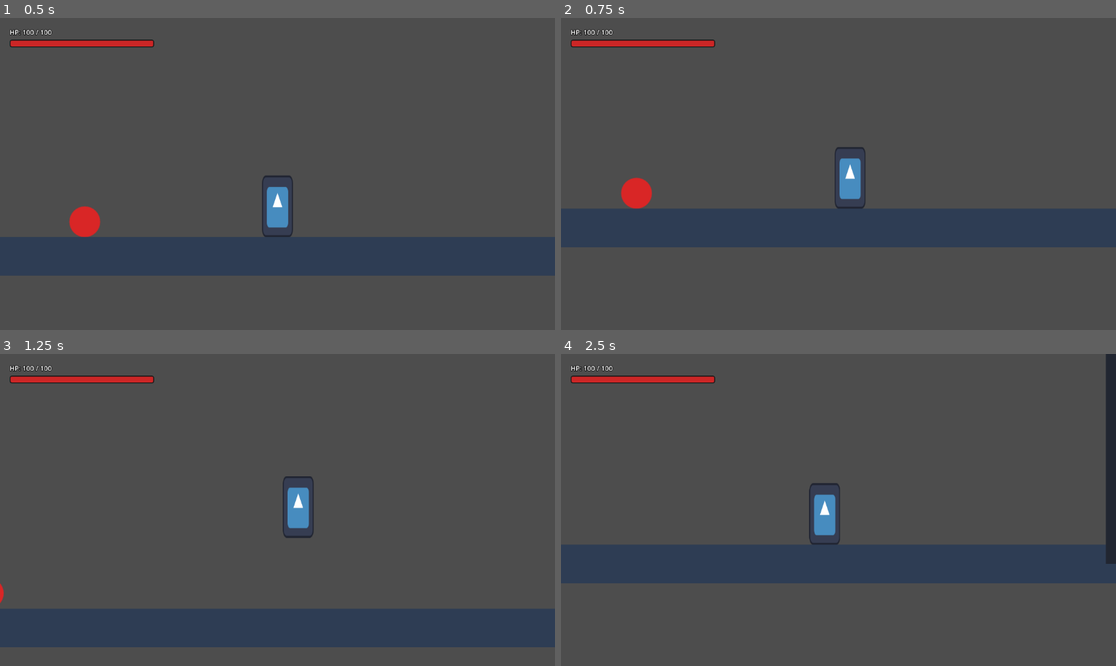
Above: before the commit, frames 1-4 (two rows, left to right).
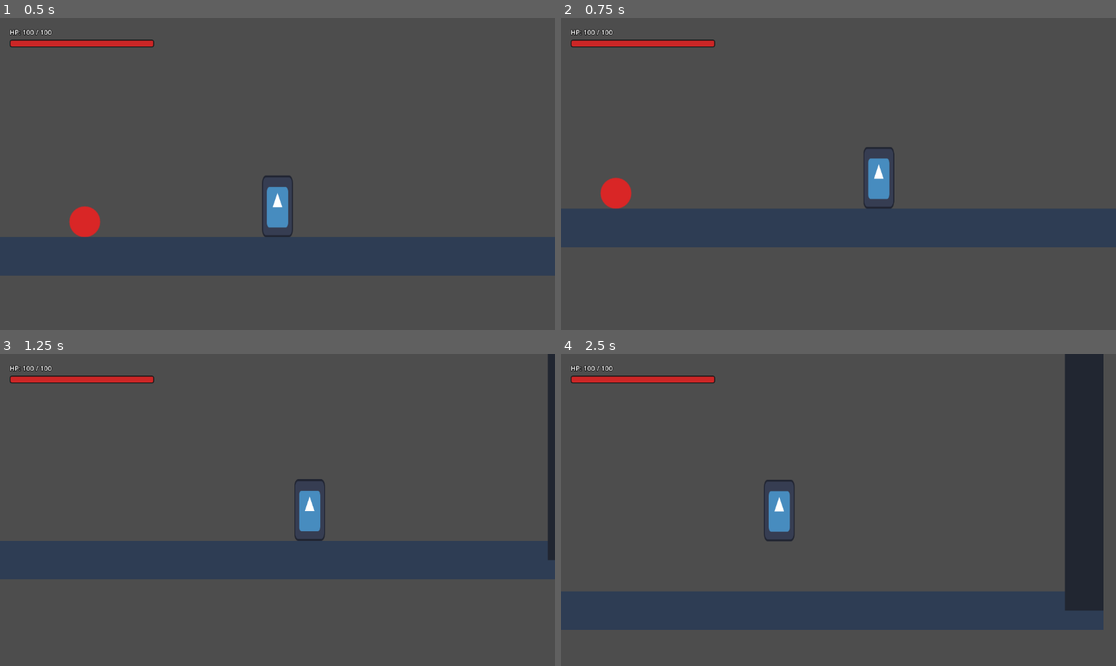
Above: after the commit, the same moments.

Repository: hikarirainbow/New-Project
Game: Godot game, scene res://scenes/levels/sandbox_level.tscn
The game is run twice, just before and just after one commit, with the same random seed, the same clock (stepped at 60 frames per second) and the same inputs. The engine's default icon, where the game draws it, is replaced by a stand-in: a white triangle on a blue panel in a dark square.
Inputs:
- Up to frame 1 (0.5 s): no input
- Up to frame 2 (0.75 s): hold D (move_right) from 0.53 s (still down); tap Shift (dash, bound only after the commit) at 0.6 s
- Up to frame 3 (1.25 s): keep holding D (move_right); tap Space (jump) at 0.77 s
- Up to frame 4 (2.5 s): tap Shift (dash, bound only after the commit) at 1.35, 2.1 s; tap Space (jump) at 1.52 s; release D (move_right) at 2.03 s; hold A (move_left) from 2.03 s (still down)

Frame 1 is identical in both runs. In frame 2, 2.0% of the frame differs, in the area x 7-61%, y 41-62%; in frame 3, 26%; in frame 4, 31%, in the area x 0-100%, y 0-89%.

Commit message:
feat: implement player dash mechanic with invincibility frames and smooth recovery velocity

Diff:
--- a/project.godot
+++ b/project.godot
@@ -40,3 +40,8 @@
 "events": [Object(InputEventKey,"resource_local_to_scene":false,"resource_name":"","device":-1,"window_id":0,"alt_press …(194 unchanged characters)…
 ]
 }
+dash={
+"deadzone": 0.5,
+"events": [Object(InputEventKey,"resource_local_to_scene":false,"resource_name":"","device":-1,"window_id":0,"alt_pressed":false,"shift_pressed":false,"meta_pressed":false,"command_pressed":false,"pressed":false,"keycode":0,"physical_keycode":4194325,"key_label":0,"unicode":0,"location":0,"echo":false,"script":null)
+]
+}
--- a/scenes/player/player.gd
+++ b/scenes/player/player.gd
@@ -10,7 +10,7 @@
 var gravity = ProjectSettings.get_setting("physics/2d/default_gravity")
 
 # Trạng thái nhân vật (FSM)
-enum State { MOVE, GRABBED, DEFEATED }
+enum State { MOVE, GRABBED, DEFEATED, DASH }
 var current_state = State.MOVE
 
 # Hệ thống máu và Debuff
@@ -19,6 +19,16 @@
 var is_debuffed = false
 var knockback_timer = 0.0
 
+# Các thông số của kỹ năng Dash (Lướt nhanh)
+const DASH_SPEED = SPEED * 3.0 # Tốc độ lướt gấp 3 lần bình thường (600 px/s)
+const DASH_DURATION = 0.5 # Tổng thời gian lướt
+const DASH_ACTIVE_DURATION = 0.45 # 9/10 thời gian đầu (0.45s) là lướt chủ động & miễn sát thương
+const DASH_COOLDOWN = 0.8 # Thời gian hồi chiêu
+var dash_timer = 0.0
+var dash_cooldown_timer = 0.0
+var dash_direction = Vector2.ZERO
+var is_invincible = false
+
 # Tín hiệu phát đi khi máu thay đổi hoặc khi chết
 signal health_changed(new_health)
 signal player_defeated
@@ -30,8 +40,13 @@
 	spawn_point = global_position
 
 func _physics_process(delta):
+	# Giảm thời gian hồi chiêu lướt
+	if dash_cooldown_timer > 0.0:
+		dash_cooldown_timer -= delta
+
 	if knockback_timer > 0.0:
 		knockback_timer -= delta
+
 	match current_state:
 		State.MOVE:
 			handle_move_state(delta)
@@ -39,9 +54,16 @@
 			handle_grabbed_state(delta)
 		State.DEFEATED:
 			handle_defeated_state(delta)
+		State.DASH:
+			handle_dash_state(delta)
 
 # Logic trạng thái di chuyển tự do
 func handle_move_state(delta):
+	# Kích hoạt Dash (lướt nhanh) khi nhấn Shift (nút 'dash') và hết thời gian hồi chiêu
+	if Input.is_action_just_pressed("dash") and dash_cooldown_timer <= 0.0:
+		start_dash()
+		return
+
 	# Áp dụng trọng lực
 	if not is_on_floor():
 		# Nếu nhân vật đang rơi xuống, tăng trọng lực để rơi nhanh hơn (giúp nhảy có cảm giác nặng hơn)
@@ -72,6 +94,57 @@
 
 	move_and_slide()
 
+# Bắt đầu trạng thái Dash
+func start_dash():
+	current_state = State.DASH
+	dash_timer = 0.0
+	dash_cooldown_timer = DASH_COOLDOWN
+
+	# Xác định hướng lướt dựa trên phím di chuyển đang giữ
+	var dir = Input.get_axis("move_left", "move_right")
+	if dir == 0.0:
+		# Nếu không giữ nút di chuyển nào, lướt theo hướng nhân vật đang quay mặt
+		dir = -1.0 if (has_node("Sprite2D") and $Sprite2D.flip_h) else 1.0
+
+	dash_direction = Vector2(dir, 0.0).normalized()
+	velocity.x = dash_direction.x * DASH_SPEED
+	velocity.y = 0.0 # Khóa vận tốc nhảy/rơi theo phương dọc khi đang lướt chủ động
+	is_invincible = true
+
+# Xử lý logic trạng thái lướt (DASH)
+func handle_dash_state(delta):
+	dash_timer += delta
+
+	if dash_timer < DASH_ACTIVE_DURATION:
+		# 9/10 đoạn đầu: Di chuyển nhanh tối đa & Miễn sát thương
+		velocity.x = dash_direction.x * DASH_SPEED
+		velocity.y = 0.0
+		is_invincible = true
+	elif dash_timer < DASH_DURATION:
+		# 1/10 đoạn cuối: Giảm tốc độ mượt mà về tốc độ gốc và mất miễn sát thương
+		is_invincible = false
+
+		# Lấy tốc độ đích sau khi kết thúc lướt (tùy vào phím bấm hiện tại của người chơi)
+		var target_speed = Input.get_axis("move_left", "move_right") * SPEED
+
+		# Tính toán tỷ lệ phần trăm tiến trình trong đoạn cuối (0.0 đến 1.0)
+		var recovery_time_passed = dash_timer - DASH_ACTIVE_DURATION
+		var total_recovery_time = DASH_DURATION - DASH_ACTIVE_DURATION # 0.05s
+		var t = recovery_time_passed / total_recovery_time
+
+		# Nội suy tuyến tính (Lerp) vận tốc ngang từ tốc độ lướt về tốc độ mục tiêu
+		velocity.x = lerp(dash_direction.x * DASH_SPEED, target_speed, t)
+
+		# Áp dụng trọng lực trở lại để tránh lơ lửng không tự nhiên
+		if not is_on_floor():
+			velocity.y += gravity * delta
+	else:
+		# Kết thúc thời gian lướt: quay về trạng thái di chuyển thường
+		is_invincible = false
+		current_state = State.MOVE
+
+	move_and_slide()
+
 # Logic khi bị khống chế (Grabbed)
 func handle_grabbed_state(delta):
 	# Dừng mọi chuyển động vật lý, quái vật sẽ kéo hoặc đè Player
@@ -87,7 +160,7 @@
 
 # Nhận sát thương và chịu đẩy lùi
 func take_damage(amount: int, source_position: Vector2 = Vector2.ZERO):
-	if current_state == State.DEFEATED:
+	if current_state == State.DEFEATED or is_invincible:
 		return
 
 	current_health = max(0, current_health - amount)
